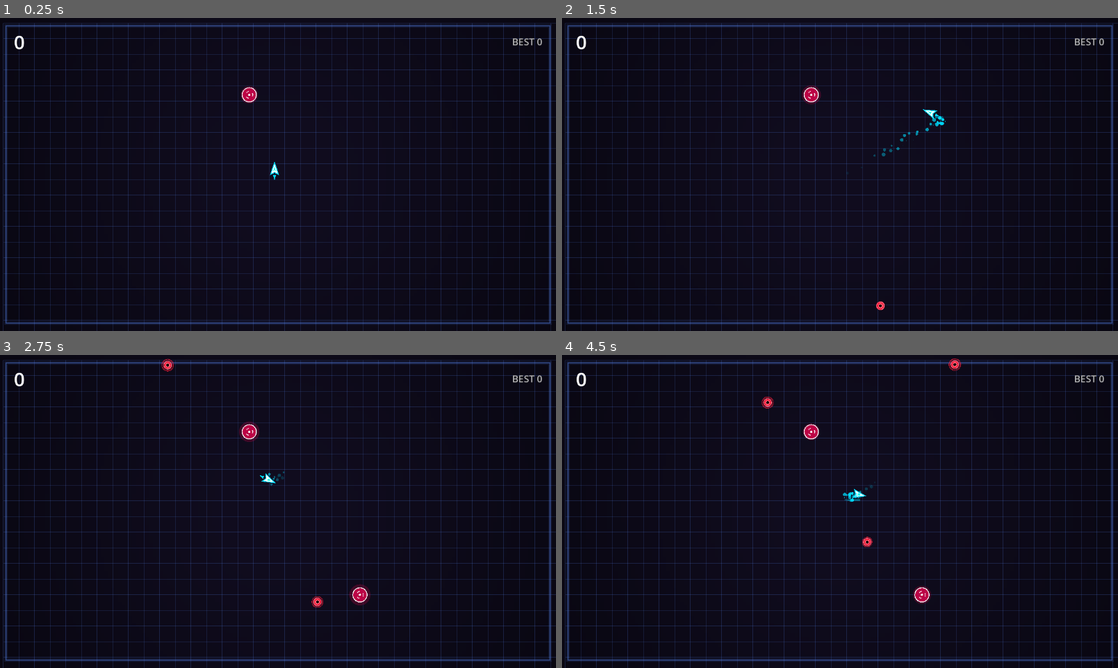
Above: before the commit, frames 1-4 (two rows, left to right).
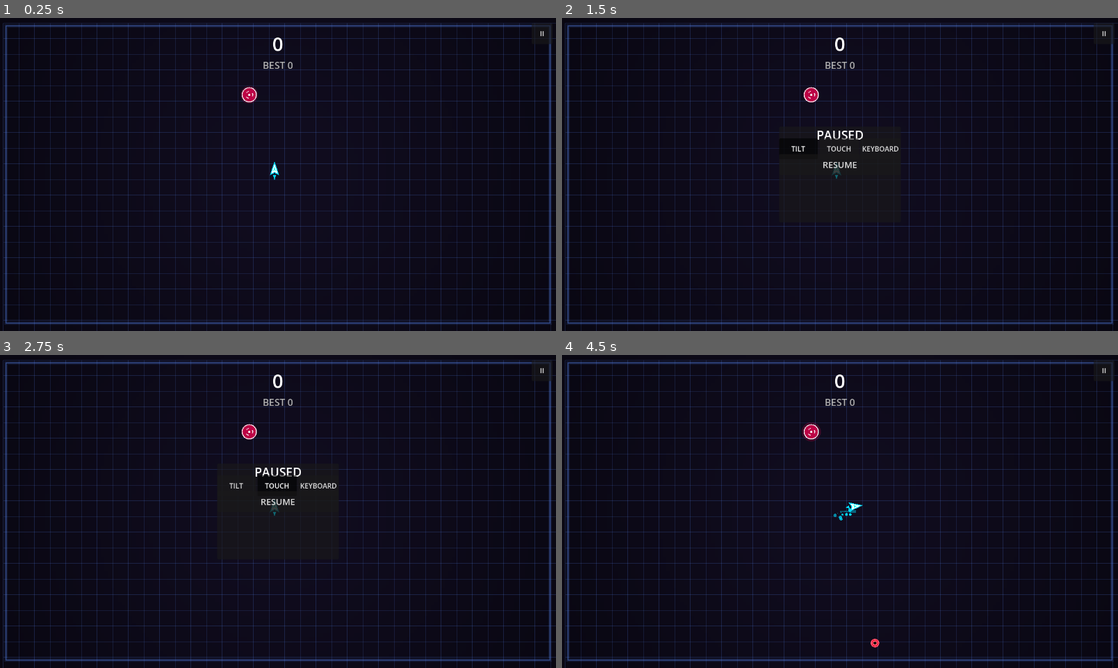
Above: after the commit, the same moments.

Repository: jesurythomas/tilt
Game: Godot game, scene res://scenes/main.tscn
The game is run twice, just before and just after one commit, with the same random seed, the same clock (stepped at 60 frames per second) and the same inputs.
Inputs (mouse positions are in pixels of both pictures, inside the frame that each line leads up to):
- Up to frame 1 (0.25 s): no input
- Up to frame 2 (1.5 s): click (1106, 33) at 0.5 s, where only the run after the commit has a clickable "II"; click (801, 149) at 1.25 s, where only the run after the commit has a clickable "TILT"
- Up to frame 3 (2.75 s): click (278, 486) at 2 s, where only the run after the commit has a clickable "TOUCH"
- Up to frame 4 (4.5 s): click (878, 486) at 2.75 s, where only the run after the commit has a clickable "KEYBOARD"; click (840, 502) at 3.5 s, where only the run after the commit has a clickable "RESUME"; tap Enter at 4.25 s; move the mouse to (962, 495) at 4.27 s; hold D from 4.28 s (still down); hold Shift from 4.28 s (still down); click (962, 495) at 4.42 s

The runs differ from the first frame. In frame 1, 0.3% of the frame differs, in the area x 2-100%, y 1-17%; in frame 2, 1.2%; in frame 3, 1.5%, in the area x 2-100%, y 1-81%; in frame 4, 0.9%.

Commit message:
M2.5: centre the score block and restyle the death screen

Diff:
--- /dev/null
+++ b/godot/scenes/control_picker.tscn
@@ -0,0 +1,41 @@
+[gd_scene load_steps=2 format=3]
+
+[ext_resource type="Script" uid="uid://bo7vqw5a7ihya" path="res://src/ui/control_picker.gd" id="1"]
+
+[node name="ControlPicker" type="Control"]
+layout_mode = 3
+anchors_preset = 0
+offset_right = 240.0
+offset_bottom = 48.0
+script = ExtResource("1")
+
+[node name="Buttons" type="HBoxContainer" parent="."]
+layout_mode = 2
+anchor_right = 1.0
+anchor_bottom = 1.0
+grow_horizontal = 2
+grow_vertical = 2
+
+[node name="TiltButton" type="Button" parent="Buttons"]
+unique_name_in_owner = true
+custom_minimum_size = Vector2(0, 48)
+layout_mode = 2
+size_flags_horizontal = 3
+toggle_mode = true
+text = "TILT"
+
+[node name="TouchButton" type="Button" parent="Buttons"]
+unique_name_in_owner = true
+custom_minimum_size = Vector2(0, 48)
+layout_mode = 2
+size_flags_horizontal = 3
+toggle_mode = true
+text = "TOUCH"
+
+[node name="KeyboardButton" type="Button" parent="Buttons"]
+unique_name_in_owner = true
+custom_minimum_size = Vector2(0, 48)
+layout_mode = 2
+size_flags_horizontal = 3
+toggle_mode = true
+text = "KEYBOARD"
--- a/godot/scenes/main.tscn
+++ b/godot/scenes/main.tscn
@@ -6,6 +6,23 @@
 [ext_resource type="Script" path="res://src/render/effect_layer.gd" id="4"]
 [ext_resource type="Script" path="res://src/ui/hud_controller.gd" id="5"]
 [ext_resource type="Script" path="res://src/render/joystick_layer.gd" id="6"]
+[ext_resource type="PackedScene" path="res://scenes/control_picker.tscn" id="7"]
+
+[sub_resource type="StyleBoxFlat" id="StyleBoxFlat_gameover"]
+bg_color = Color(0.063, 0.047, 0.118, 0.94)
+border_width_left = 2
+border_width_top = 2
+border_width_right = 2
+border_width_bottom = 2
+border_color = Color(0.357, 0.549, 1.0, 0.45)
+corner_radius_top_left = 12
+corner_radius_top_right = 12
+corner_radius_bottom_right = 12
+corner_radius_bottom_left = 12
+expand_margin_left = 0.0
+expand_margin_top = 0.0
+expand_margin_right = 0.0
+expand_margin_bottom = 0.0
 
 [node name="GameRoot" type="Node2D"]
 script = ExtResource("1")
@@ -38,51 +55,101 @@
 mouse_filter = 2
 script = ExtResource("5")
 
-[node name="TopMargin" type="MarginContainer" parent="CanvasLayer/Hud"]
+[node name="ScoreMargin" type="MarginContainer" parent="CanvasLayer/Hud"]
 layout_mode = 1
 anchors_preset = 10
 anchor_right = 1.0
 offset_left = 32.0
-offset_top = 24.0
+offset_top = 12.0
 offset_right = -32.0
-offset_bottom = 80.0
-grow_horizontal = 2
-mouse_filter = 2
-
-[node name="TopBar" type="HBoxContainer" parent="CanvasLayer/Hud/TopMargin"]
-layout_mode = 2
-mouse_filter = 2
-
-[node name="ScoreLabel" type="Label" parent="CanvasLayer/Hud/TopMargin/TopBar"]
-unique_name_in_owner = true
-layout_mode = 2
+offset_bottom = 140.0
+grow_horizontal = 2
+mouse_filter = 2
+
+[node name="ScoreCenter" type="CenterContainer" parent="CanvasLayer/Hud/ScoreMargin"]
+layout_mode = 2
+mouse_filter = 2
+
+[node name="ScoreBlock" type="VBoxContainer" parent="CanvasLayer/Hud/ScoreMargin/ScoreCenter"]
+layout_mode = 2
+mouse_filter = 2
+
+[node name="ScoreLabel" type="Label" parent="CanvasLayer/Hud/ScoreMargin/ScoreCenter/ScoreBlock"]
+unique_name_in_owner = true
+layout_mode = 2
+horizontal_alignment = 1
 theme_override_font_sizes/font_size = 32
 text = "0"
 
-[node name="SpacerLeft" type="Control" parent="CanvasLayer/Hud/TopMargin/TopBar"]
-custom_minimum_size = Vector2(16, 0)
-layout_mode = 2
-mouse_filter = 2
-
-[node name="MultiplierLabel" type="Label" parent="CanvasLayer/Hud/TopMargin/TopBar"]
+[node name="BestLabel" type="Label" parent="CanvasLayer/Hud/ScoreMargin/ScoreCenter/ScoreBlock"]
+unique_name_in_owner = true
+layout_mode = 2
+theme_override_colors/font_color = Color(0.7, 0.7, 0.7, 1)
+theme_override_font_sizes/font_size = 20
+horizontal_alignment = 1
+text = "BEST 0"
+
+[node name="MultiplierLabel" type="Label" parent="CanvasLayer/Hud/ScoreMargin/ScoreCenter/ScoreBlock"]
 unique_name_in_owner = true
 visible = false
 layout_mode = 2
 theme_override_colors/font_color = Color(1, 0.8, 0, 1)
 theme_override_font_sizes/font_size = 24
+horizontal_alignment = 1
 text = "1x"
 
-[node name="SpacerCenter" type="Control" parent="CanvasLayer/Hud/TopMargin/TopBar"]
-layout_mode = 2
-size_flags_horizontal = 3
-mouse_filter = 2
-
-[node name="BestLabel" type="Label" parent="CanvasLayer/Hud/TopMargin/TopBar"]
-unique_name_in_owner = true
-layout_mode = 2
-theme_override_colors/font_color = Color(0.7, 0.7, 0.7, 1)
+[node name="PauseButton" type="Button" parent="CanvasLayer/Hud"]
+layout_mode = 1
+anchors_preset = 1
+anchor_left = 1.0
+anchor_right = 1.0
+grow_horizontal = 0
+offset_left = -56.0
+offset_top = 12.0
+offset_right = -8.0
+offset_bottom = 60.0
+custom_minimum_size = Vector2(48, 48)
+text = "II"
+
+[node name="PausePanel" type="Control" parent="CanvasLayer/Hud"]
+visible = false
+layout_mode = 1
+anchors_preset = 15
+anchor_right = 1.0
+anchor_bottom = 1.0
+grow_horizontal = 2
+grow_vertical = 2
+
+[node name="CenterContainer" type="CenterContainer" parent="CanvasLayer/Hud/PausePanel"]
+layout_mode = 1
+anchors_preset = 15
+anchor_right = 1.0
+anchor_bottom = 1.0
+grow_horizontal = 2
+grow_vertical = 2
+
+[node name="PanelContainer" type="PanelContainer" parent="CanvasLayer/Hud/PausePanel/CenterContainer"]
+custom_minimum_size = Vector2(280, 220)
+layout_mode = 2
+
+[node name="VBoxContainer" type="VBoxContainer" parent="CanvasLayer/Hud/PausePanel/CenterContainer/PanelContainer"]
+layout_mode = 2
+theme_override_constants/separation = 12
+
+[node name="Title" type="Label" parent="CanvasLayer/Hud/PausePanel/CenterContainer/PanelContainer/VBoxContainer"]
+layout_mode = 2
+theme_override_font_sizes/font_size = 28
+text = "PAUSED"
+horizontal_alignment = 1
+
+[node name="ControlPicker" parent="CanvasLayer/Hud/PausePanel/CenterContainer/PanelContainer/VBoxContainer" instance=ExtResource("7")]
+layout_mode = 2
+
+[node name="ResumeButton" type="Button" parent="CanvasLayer/Hud/PausePanel/CenterContainer/PanelContainer/VBoxContainer"]
+custom_minimum_size = Vector2(0, 48)
+layout_mode = 2
 theme_override_font_sizes/font_size = 20
-text = "BEST 0"
+text = "RESUME"
 
 [node name="GameOverPanel" type="CenterContainer" parent="CanvasLayer/Hud"]
 unique_name_in_owner = true
@@ -97,6 +164,7 @@
 [node name="Panel" type="PanelContainer" parent="CanvasLayer/Hud/GameOverPanel"]
 custom_minimum_size = Vector2(340, 260)
 layout_mode = 2
+theme_override_styles/panel = SubResource("StyleBoxFlat_gameover")
 
 [node name="Margin" type="MarginContainer" parent="CanvasLayer/Hud/GameOverPanel/Panel"]
 layout_mode = 2
@@ -146,6 +214,16 @@
 text = "TIME: 0:00"
 horizontal_alignment = 1
 
+[node name="ControlsLabel" type="Label" parent="CanvasLayer/Hud/GameOverPanel/Panel/Margin/VBox"]
+layout_mode = 2
+theme_override_font_sizes/font_size = 14
+theme_override_colors/font_color = Color(0.7, 0.7, 0.7, 1)
+text = "CONTROLS"
+horizontal_alignment = 1
+
+[node name="ControlPicker" parent="CanvasLayer/Hud/GameOverPanel/Panel/Margin/VBox" instance=ExtResource("7")]
+layout_mode = 2
+
 [node name="RestartButton" type="Button" parent="CanvasLayer/Hud/GameOverPanel/Panel/Margin/VBox"]
 unique_name_in_owner = true
 custom_minimum_size = Vector2(0, 48)
--- /dev/null
+++ b/godot/tests/test_main_scene.gd
@@ -0,0 +1,42 @@
+## test_main_scene.gd
+## PORTS: nothing — new file, covers scenes/main.tscn
+extends GutTest
+## Verifies scenes/main.tscn exposes every node hud_controller.gd and
+## control_picker.gd look up, per M2.5 spec §4.3, §4.4, §7.1, §7.4.
+
+
+func test_main_scene_exposes_required_hud_nodes() -> void:
+	var scene: PackedScene = load("res://scenes/main.tscn")
+	var root: Node = scene.instantiate()
+	add_child_autofree(root)
+
+	var labels: Array[String] = [
+		"ScoreLabel",
+		"BestLabel",
+		"MultiplierLabel",
+		"FinalScoreLabel",
+		"FinalKillsLabel",
+		"FinalTimeLabel",
+		"NewBestLabel",
+	]
+	for label_name: String in labels:
+		var node: Node = root.find_child(label_name, true, false)
+		assert_true(node is Label, "%s must exist and be a Label" % label_name)
+
+	var controls: Array[String] = ["GameOverPanel", "PausePanel"]
+	for control_name: String in controls:
+		var node: Node = root.find_child(control_name, true, false)
+		assert_true(node is Control, "%s must exist and be a Control" % control_name)
+
+	var buttons: Array[String] = ["RestartButton", "PauseButton", "ResumeButton"]
+	for button_name: String in buttons:
+		var node: Node = root.find_child(button_name, true, false)
+		assert_true(node is Button, "%s must exist and be a Button" % button_name)
+
+	var layers: Array[String] = ["GridLayer", "EntityLayer", "EffectLayer", "JoystickLayer"]
+	for layer_name: String in layers:
+		var node: Node = root.find_child(layer_name, true, false)
+		assert_true(node is Node2D, "%s must exist and be a Node2D" % layer_name)
+
+	var pickers: Array[Node] = root.find_children("*", "ControlPicker", true, false)
+	assert_eq(pickers.size(), 2, "one picker on the pause overlay, one on the death screen")
Not shown: 1 places in godot/scenes/main.tscn that only renumber resources
Not shown, added: godot/tests/test_main_scene.gd.uid
